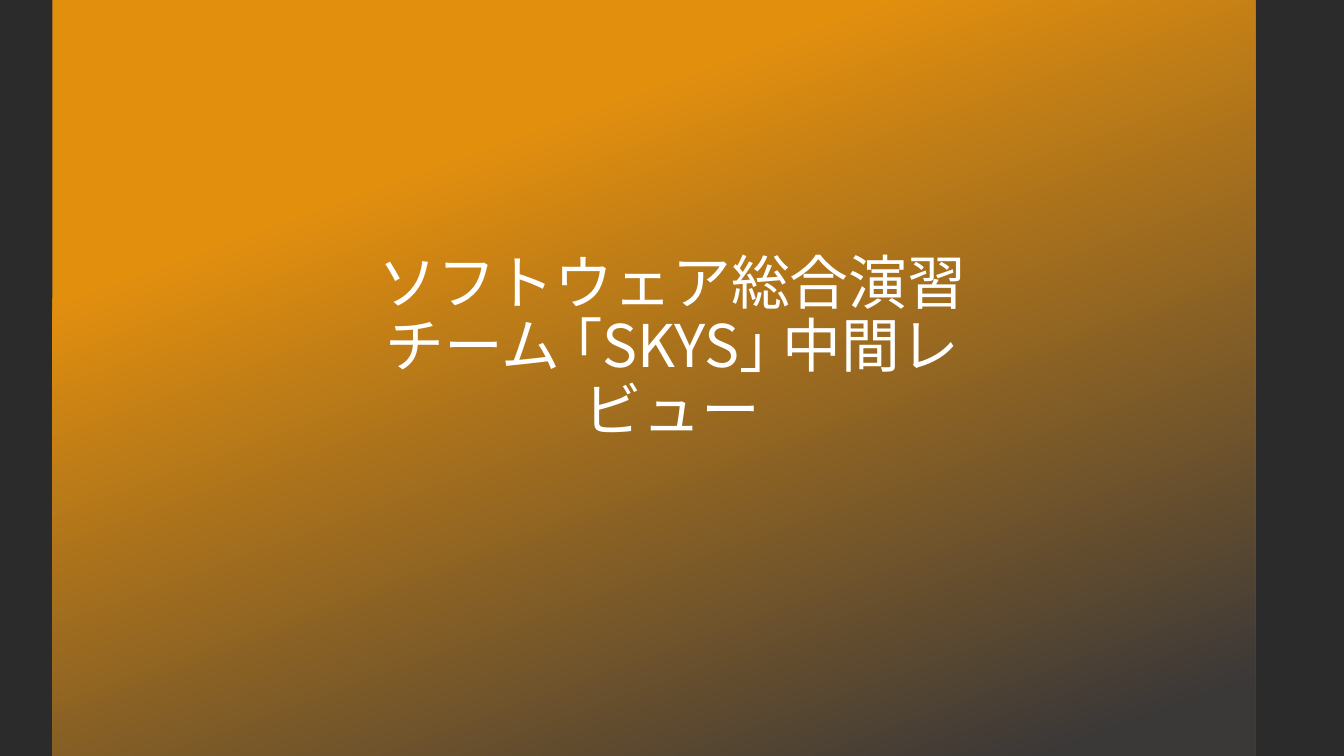
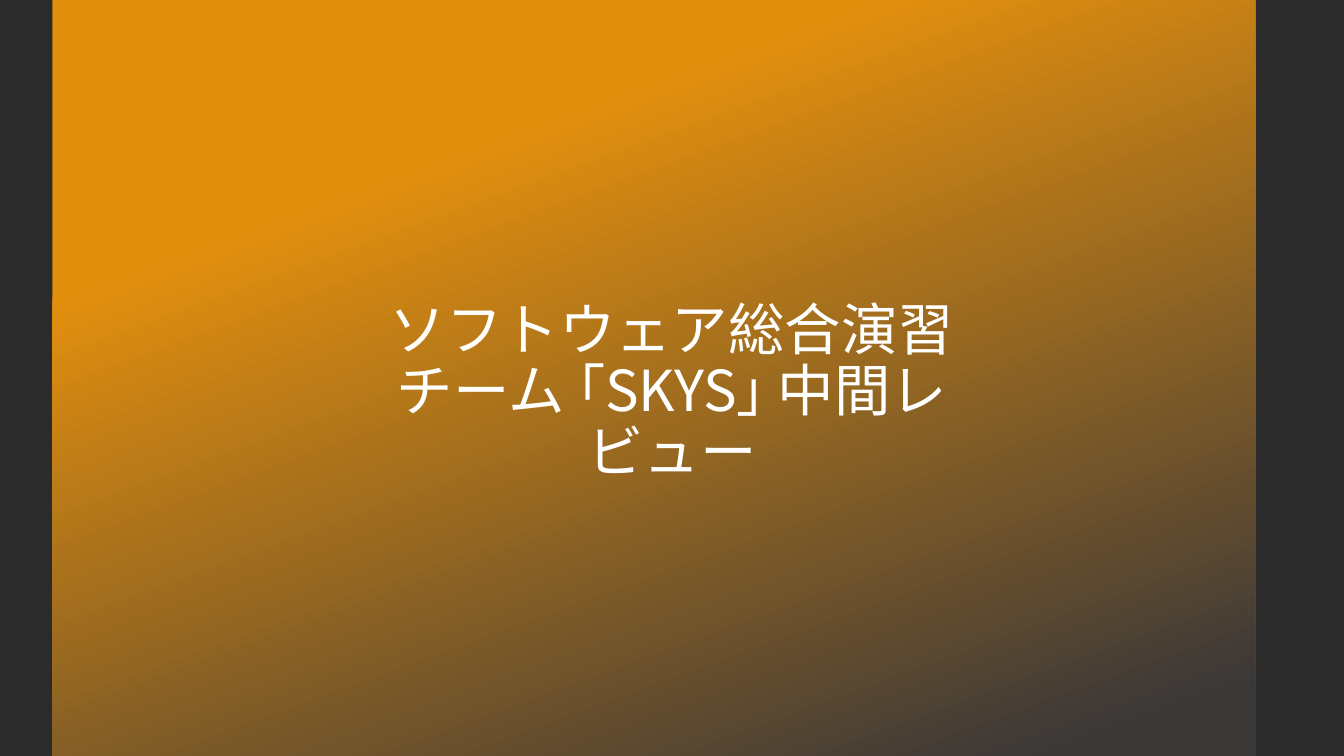
Before and after one commit to ie03-aizu-2019/ie03project-skys, a slide deck: slide 1 of Reports/Midterm.pptx. Drawn at 1344x756 pixels with LibreOffice and Linux fonts; fonts in the diff are those of the drawing; background and template pictures are left out; a plain dark background stands for a picture behind light text. Boxes give left, top, right and bottom in pixels: in the first picture for what was removed or moved away, otherwise in the second. Text is boxed around its words. In the diff, an @@ line names an element or a change of style, - is before the commit and + after.

```diff
--- a/Reports/Midterm.pptx
+++ b/Reports/Midterm.pptx
@@ title "ソフトウェア総合演習 チーム ｢SKYS｣ 中間レビュー" moved from (x1=378, y1=254, x2=966, y2=433) to (x1=390, y1=302, x2=954, y2=473) @@
@@ title "ソフトウェア総合演習 チーム ｢SKYS｣ 中間レビュー" at (x1=390, y1=302, x2=954, y2=473): size 42 to 40.3 pt @@
```
Also in this commit, not shown: 13 other slides changed, 2 slides added, 2 slides removed.
